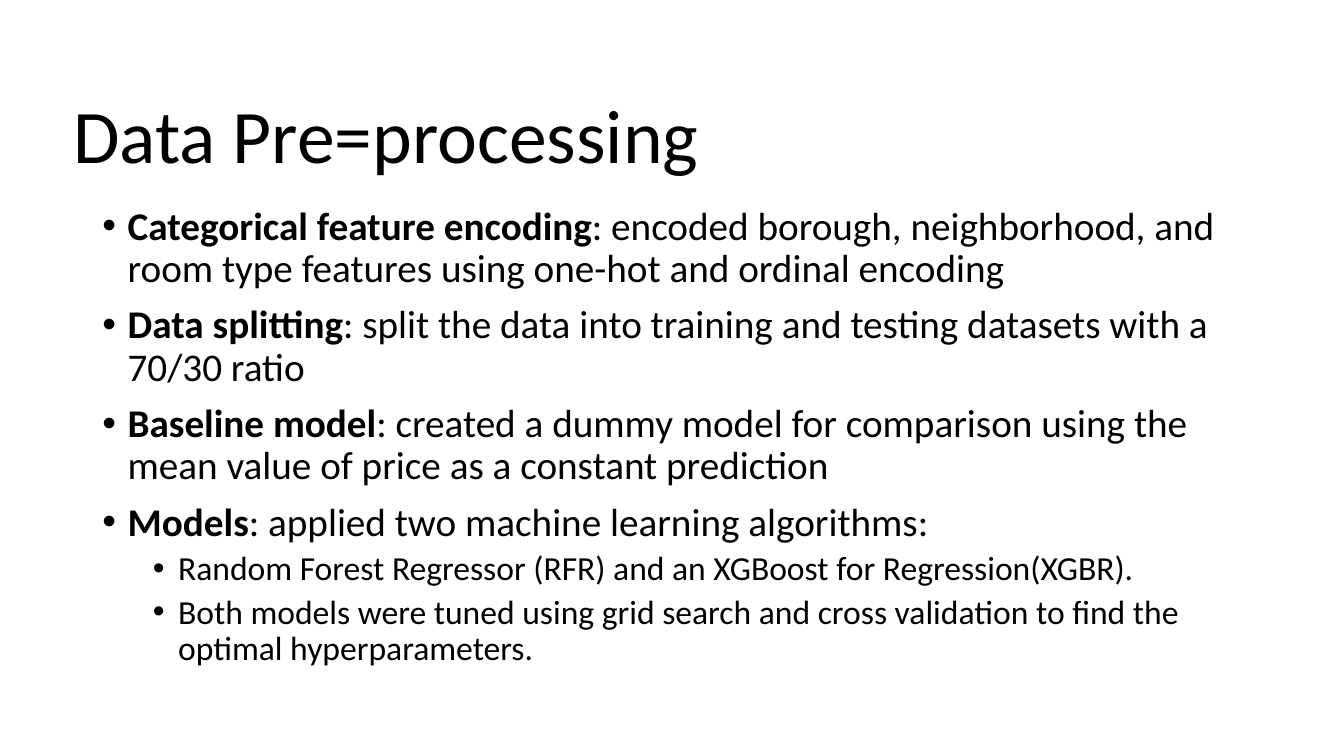
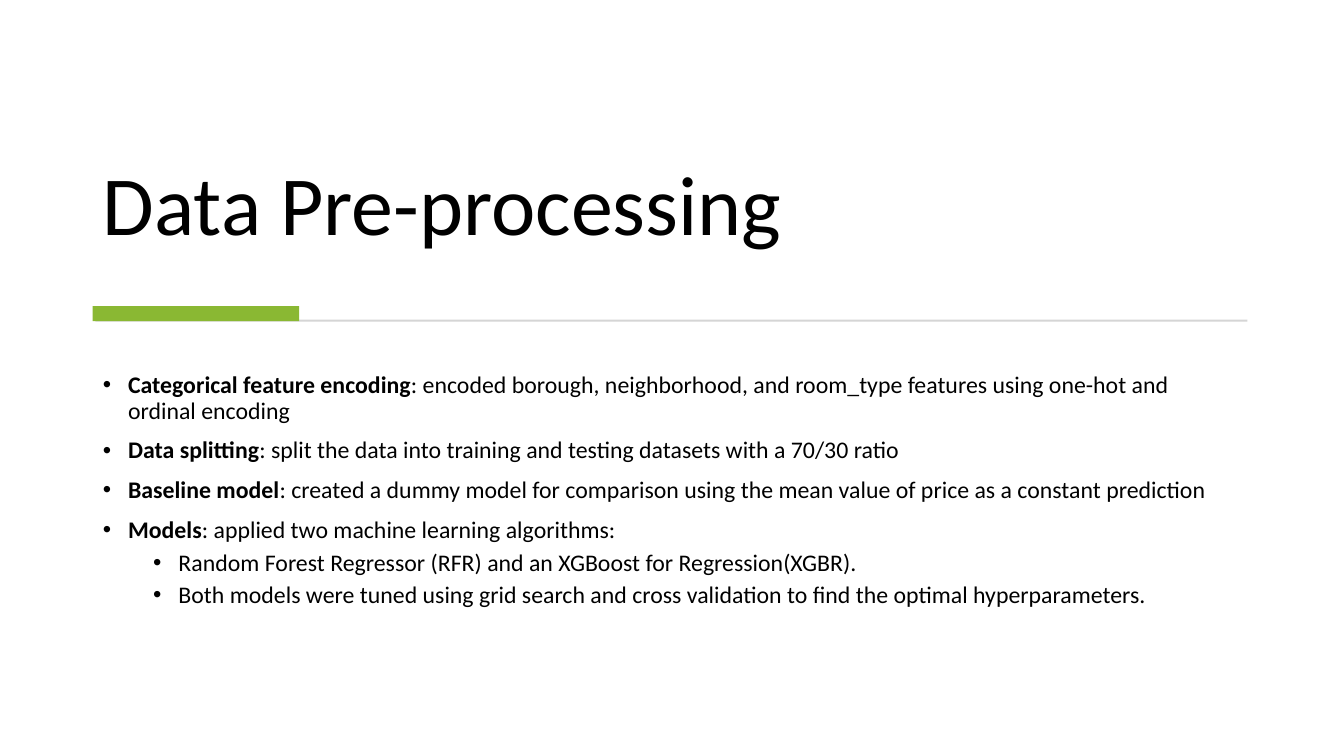
Before and after one commit to n-altawam/Sprinboard, a slide deck: slide 11 of Capstone 2/Report Files/Capstone 2 Presentation.pptx (slide 10 before the commit). Drawn at 1344x756 pixels with LibreOffice and Linux fonts; fonts in the diff are those of the drawing. Boxes give left, top, right and bottom in pixels: in the first picture for what was removed or moved away, otherwise in the second. Text is boxed around its words. In the diff, an @@ line names an element or a change of style, - is before the commit and + after.

```diff
--- a/Capstone 2/Report Files/Capstone 2 Presentation.pptx
+++ b/Capstone 2/Report Files/Capstone 2 Presentation.pptx
@@ text at (103,177,781,250): text changed; size 54 to 60 pt @@
-Data Pre=processing
+Data Pre-processing
@@ rectangle added at (93,307,299,322), fill #8AB833 @@
@@ rectangle added at (96,320,1248,322), fill #D5D5D5 @@
@@ text "Categorical feature encoding: encoded borough, ...": place and size @@
-text "Categorical feature encoding: encoded borough, ..." at (128,212,1214,666)
+text "Categorical feature encoding: encoded borough, ..." at (128,376,1205,607)
@@ text at (128,376,1168,423): text changed; size 28 to 17 pt @@
-• Categorical feature encoding: encoded borough, neighborhood, and room type features using one-hot and ordinal encoding
+• Categorical feature encoding: encoded borough, neighborhood, and room_type features using one-hot and ordinal encoding
@@ text at (128,441,1205,607): size 28 to 17 pt in "Data splitting: split the data into training ...", "Baseline model: created a dummy model for ...", "Models: applied two machine learning algorithms:"; size 24 to 17 pt in "Random Forest Regressor (RFR) and an XGBoost ...", "Both models were tuned using grid search ..." @@
```
Also in this commit, not shown: 5 other slides changed, 1 slide added, 9 other files.
